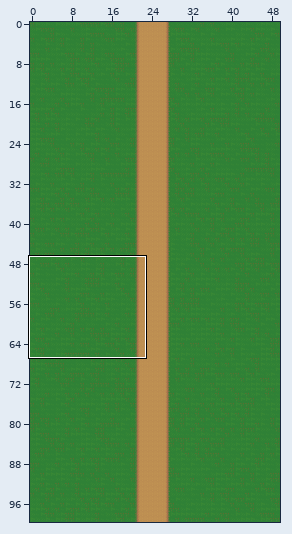
Two states of a Tiled map, Assets/Tilemaps/Scene 1 Road.tmx. The first picture is a wide view before the edit; the outline marks the close-up.
Close-up. Before the edit:
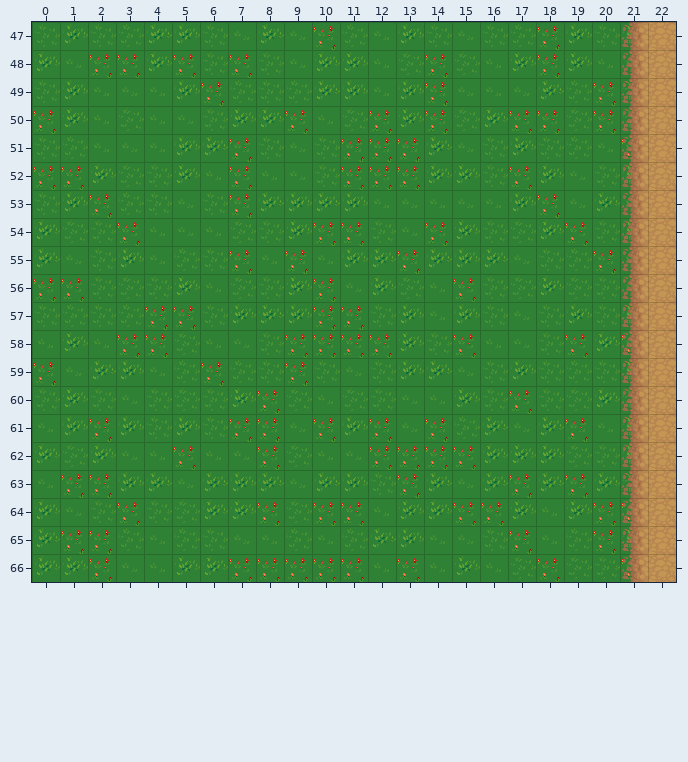
Cells are 32x32 px. Shown: x 0..22, y 47..66. The commit also changed other parts of the map, which this record leaves out.
And afterwards:
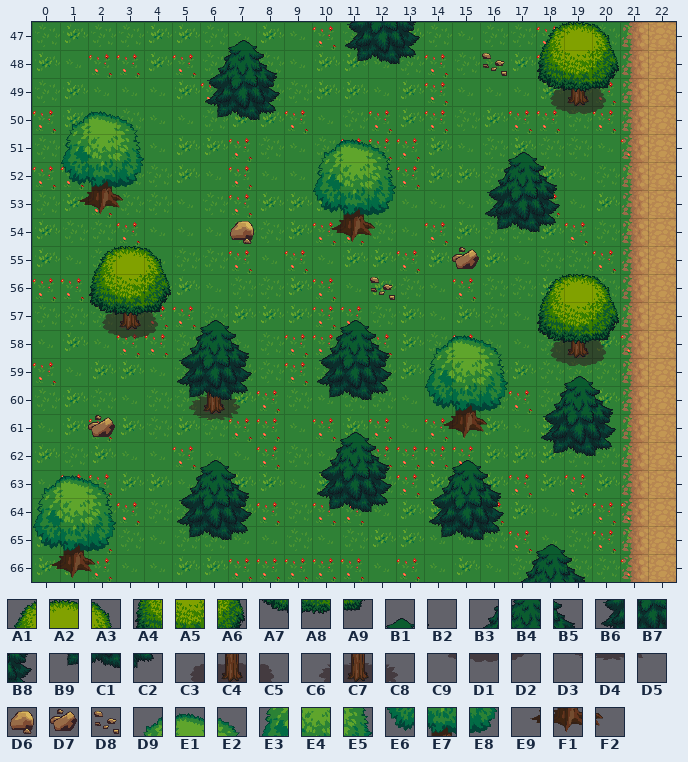
Key: from "terrain_atlas": A1 467, A2 468, A3 469, A4 501, A5 502, A6 503, A7 535, A8 536, A9 537, B1 573, B2 574, B3 606, B4 607, B5 608, B6 640, B7 641, B8 642, B9 674, C1 675, C2 676, C3 706, C4 707, C5 708, C6 709, C7 710, C8 711, C9 740, D1 741, D2 742, D3 743, D4 744, D5 745, D6 770, D7 773, D8 774, D9 1016, E1 1017, E2 1018, E3 1050, E4 1051, E5 1052, E6 1084, E7 1085, E8 1086, E9 1118, F1 1119, F2 1120.
__ is an empty cell, .. an unchanged one.
Tiles of an added or newly shown layer are drawn over the layers below it.
The exact change:
--- layer "Tree Bottom" (added)
@@ x 18..20 @@
-49 __ __ __
-50 __ __ __
+49 C3 C4 C5
+50 C9 D1 D2
@@ x 2..20 @@
-57 __ __ __ .. .. .. .. .. .. .. .. .. .. .. .. .. .. .. ..
-58 __ __ __ .. .. .. .. .. .. .. .. .. .. .. .. .. __ __ __
-59 .. .. .. .. .. .. .. .. .. .. .. .. .. .. .. .. __ __ __
-60 .. .. .. __ __ __ .. .. .. .. .. .. .. .. .. .. .. .. ..
-61 .. .. .. __ __ __ .. .. .. .. .. .. .. .. .. .. .. .. ..
+57 C3 C4 C5 .. .. .. .. .. .. .. .. .. .. .. .. .. .. .. ..
+58 C9 D1 D2 .. .. .. .. .. .. .. .. .. .. .. .. .. C3 C4 C5
+59 .. .. .. .. .. .. .. .. .. .. .. .. .. .. .. .. C9 D1 D2
+60 .. .. .. C6 C7 C8 .. .. .. .. .. .. .. .. .. .. .. .. ..
+61 .. .. .. D3 D4 D5 .. .. .. .. .. .. .. .. .. .. .. .. ..
--- layer "Trees" (added)
@@ x 1..20 @@
-47 .. .. .. .. .. .. __ .. .. .. __ __ __ .. .. .. .. __ __ __
-48 .. .. .. .. .. __ __ __ .. .. __ __ __ .. .. .. .. __ __ __
-49 .. .. .. .. .. __ __ __ .. .. .. .. .. .. .. .. .. __ __ __
-50 __ __ __ .. .. __ __ __ .. .. .. .. .. .. .. .. .. .. .. ..
-51 __ __ __ .. .. .. .. .. .. __ __ __ .. .. .. .. __ .. .. ..
-52 __ __ __ .. .. .. .. .. .. __ __ __ .. .. .. __ __ __ .. ..
-53 __ __ __ .. .. .. .. .. .. __ __ __ .. .. .. __ __ __ .. ..
-54 .. .. .. .. .. .. .. .. .. __ __ __ .. .. .. __ __ __ .. ..
+47 .. .. .. .. .. .. B1 .. .. .. B6 B7 B8 .. .. .. .. A1 A2 A3
+48 .. .. .. .. .. B3 B4 B5 .. .. B9 C1 C2 .. .. .. .. A4 A5 A6
+49 .. .. .. .. .. B6 B7 B8 .. .. .. .. .. .. .. .. .. A7 A8 A9
+50 D9 E1 E2 .. .. B9 C1 C2 .. .. .. .. .. .. .. .. .. .. .. ..
+51 E3 E4 E5 .. .. .. .. .. .. D9 E1 E2 .. .. .. .. B1 .. .. ..
+52 E6 E7 E8 .. .. .. .. .. .. E3 E4 E5 .. .. .. B3 B4 B5 .. ..
+53 E9 F1 F2 .. .. .. .. .. .. E6 E7 E8 .. .. .. B6 B7 B8 .. ..
+54 .. .. .. .. .. .. .. .. .. E9 F1 F2 .. .. .. B9 C1 C2 .. ..
@@ x 0..20 @@
-56 .. .. .. .. .. .. .. .. .. .. .. .. .. .. .. .. .. .. __ __ __
-57 .. .. .. .. .. .. __ .. .. .. .. __ .. .. .. .. .. .. __ __ __
-58 .. .. .. .. .. __ __ __ .. .. __ __ __ .. __ __ __ .. __ __ __
-59 .. .. .. .. .. __ __ __ .. .. __ __ __ .. __ __ __ .. .. __ __
-60 .. .. .. .. .. __ __ __ .. .. __ __ __ .. __ __ __ .. __ __ __
-61 .. .. .. .. .. .. .. .. .. .. .. __ .. .. __ __ __ .. __ __ __
-62 .. .. .. .. .. .. __ .. .. .. __ __ __ .. .. __ .. .. __ __ __
-63 __ __ __ .. .. __ __ __ .. .. __ __ __ .. __ __ __ .. .. .. ..
-64 __ __ __ .. .. __ __ __ .. .. __ __ __ .. __ __ __ .. .. .. ..
-65 __ __ __ .. .. __ __ __ .. .. .. .. .. .. __ __ __ .. __ .. ..
-66 __ __ __ .. .. .. .. .. .. .. .. .. .. .. .. .. .. __ __ __ ..
+56 .. .. .. .. .. .. .. .. .. .. .. .. .. .. .. .. .. .. A1 A2 A3
+57 .. .. .. .. .. .. B1 .. .. .. .. B1 .. .. .. .. .. .. A4 A5 A6
+58 .. .. .. .. .. B3 B4 B5 .. .. B3 B4 B5 .. D9 E1 E2 .. A7 A8 A9
+59 .. .. .. .. .. B6 B7 B8 .. .. B6 B7 B8 .. E3 E4 E5 .. .. B1 B2
+60 .. .. .. .. .. B9 C1 C2 .. .. B9 C1 C2 .. E6 E7 E8 .. B3 B4 B5
+61 .. .. .. .. .. .. .. .. .. .. .. B1 .. .. E9 F1 F2 .. B6 B7 B8
+62 .. .. .. .. .. .. B1 .. .. .. B3 B4 B5 .. .. B1 .. .. B9 C1 C2
+63 D9 E1 E2 .. .. B3 B4 B5 .. .. B6 B7 B8 .. B3 B4 B5 .. .. .. ..
+64 E3 E4 E5 .. .. B6 B7 B8 .. .. B9 C1 C2 .. B6 B7 B8 .. .. .. ..
+65 E6 E7 E8 .. .. B9 C1 C2 .. .. .. .. .. .. B9 C1 C2 .. B1 .. ..
+66 E9 F1 F2 .. .. .. .. .. .. .. .. .. .. .. .. .. .. B3 B4 B5 ..
--- layer "Decor" (added)
@@ x 16..16 @@
-48 __
+48 D8
@@ x 2..15 @@
-54 .. .. .. .. .. __ .. .. .. .. .. .. .. ..
-55 __ __ __ .. .. .. .. .. .. .. .. .. .. __
-56 __ __ __ .. .. .. .. .. .. .. __ .. .. ..
-57 __ __ __ .. .. .. .. .. .. .. .. .. .. ..
+54 .. .. .. .. .. D6 .. .. .. .. .. .. .. ..
+55 A1 A2 A3 .. .. .. .. .. .. .. .. .. .. D7
+56 A4 A5 A6 .. .. .. .. .. .. .. D8 .. .. ..
+57 A7 A8 A9 .. .. .. .. .. .. .. .. .. .. ..
@@ x 2..2 @@
-61 __
+61 D7
